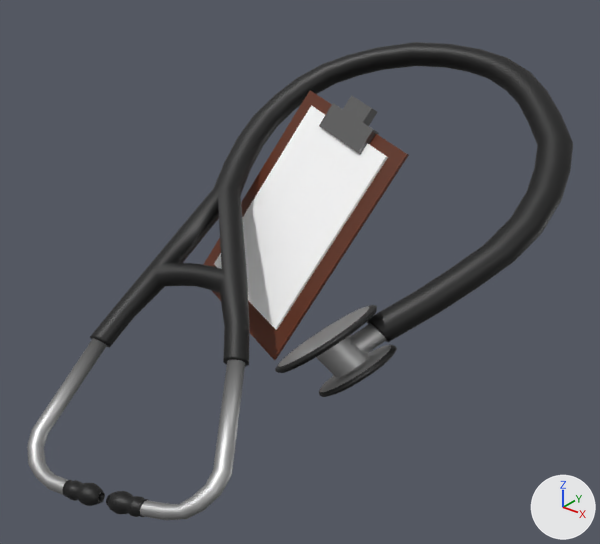
The glTF model frontend/public/mascot/props/doctor.glb as it was, and as the next commit left it.
One viewpoint serves both versions: a 50 mm camera at (0.381, -0.631, 0.315) aimed at (-0.024, -0.126, 0.002). The lights are fixed; the arrows at lower right show +X, +Y and +Z. The first picture is the older version. Vertices at exactly the same position are counted once.

Names of what the first picture shows: 'anchor_body', 'anchor_pos'.
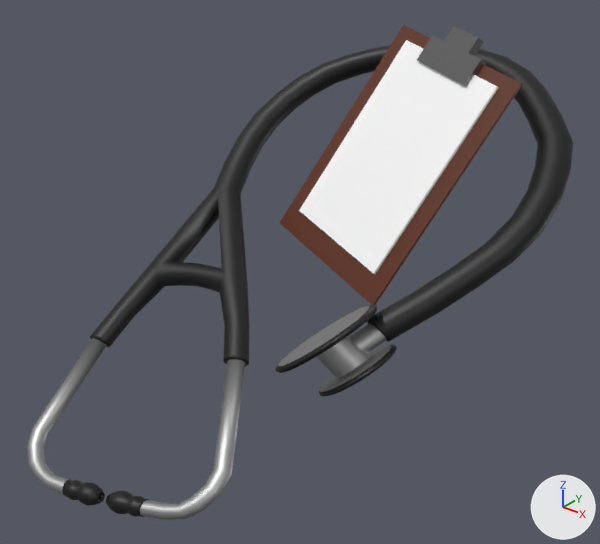
Where the change shows, as pixel boxes (x1, y1, x2, y2) in the pictures (600 x 544 px):
'anchor_pos', moved
    before: (203, 91, 409, 360)
    after: (280, 25, 523, 305)

The change, as a list of edits to the scene's bpy script:
```text
Change me_props_pos:
    used by ob_anchor_pos; location = (0.0, 0.0, 0.0)
    remove me_props_pos.from_pydata(...)  # 42 vertices, 72 faces; spans x -0.181..0.026, y -0.143..0.007, z -0.086..0.128
    add me_props_pos.from_pydata(...)  # 42 vertices, 72 faces; spans x -0.103..0.103, y -0.104..0.047, z -0.021..0.193
    me_props_pos part 1: the whole mesh is moved by (0.078, 0.04, 0.065)
```
